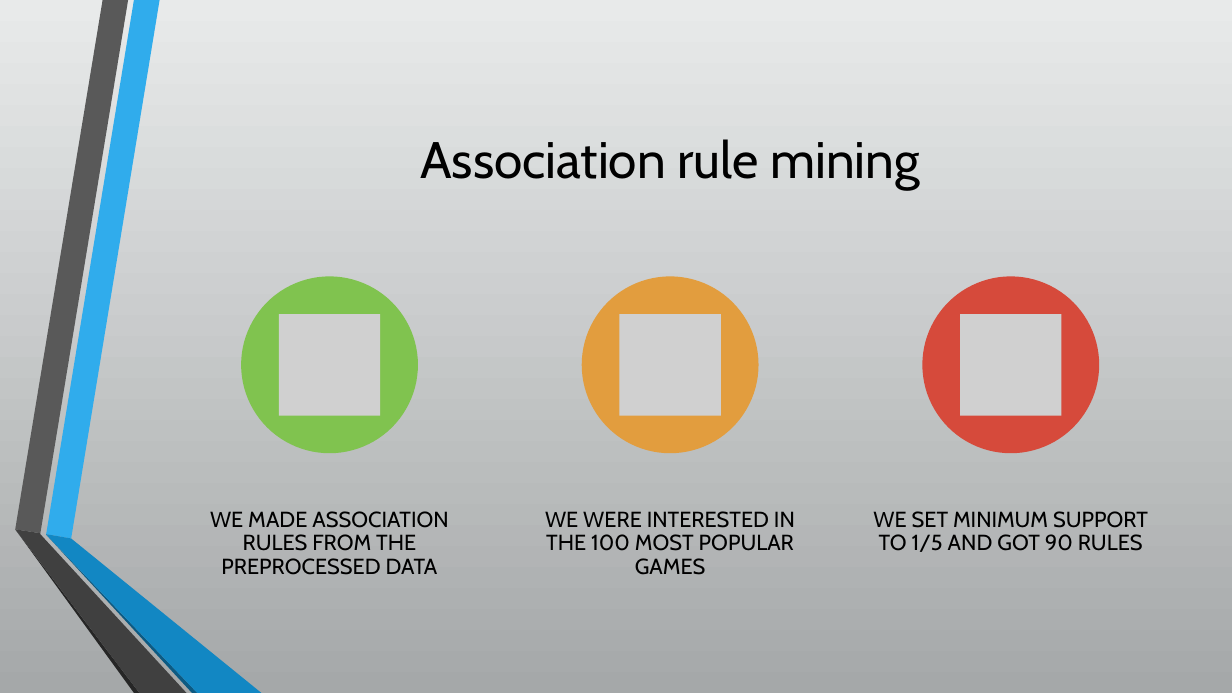
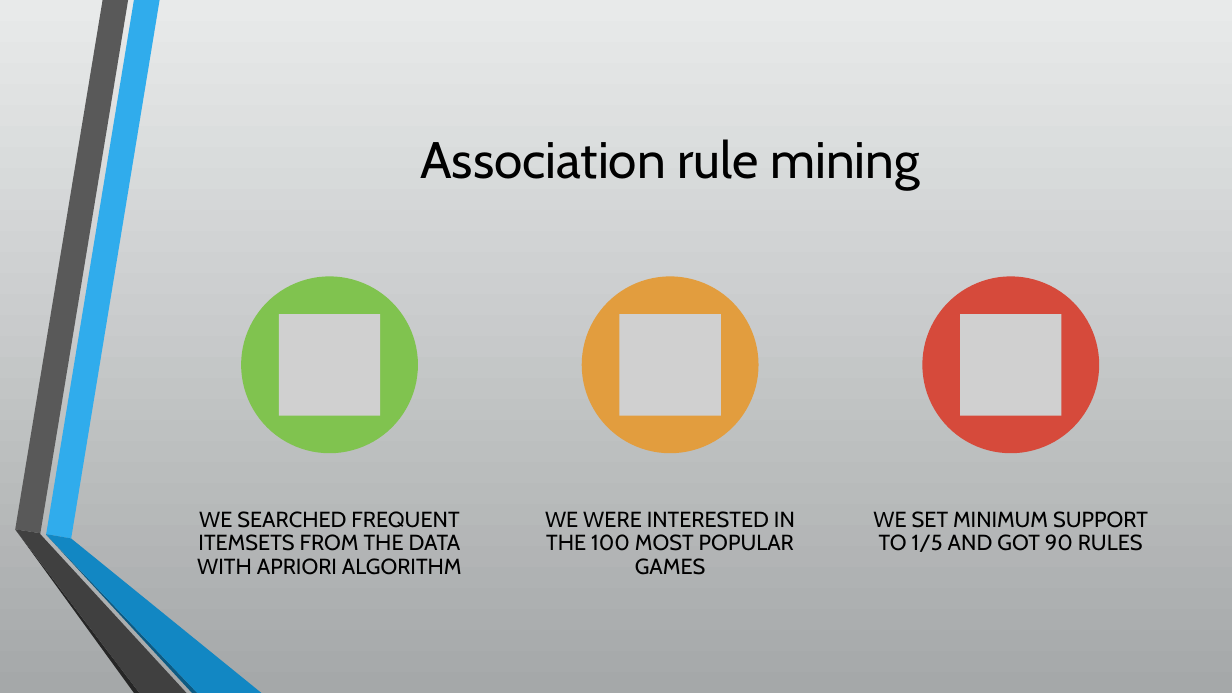
Before and after one commit to Kirasamah/GameDataMining, a slide deck: slide 9 of esitys/esitys.pptx. Drawn at 1232x693 pixels with LibreOffice and Linux fonts; fonts in the diff are those of the drawing; grey boxes stand for pictures. Boxes give left, top, right and bottom in pixels: in the first picture for what was removed or moved away, otherwise in the second. Text is boxed around its words. In the diff, an @@ line names an element or a change of style, - is before the commit and + after.

```diff
--- a/esitys/esitys.pptx
+++ b/esitys/esitys.pptx
@@ text at [197, 511, 462, 575]: text changed @@
-WE MADE ASSOCIATION RULES FROM THE PREPROCESSED DATA
+WE SEARCHED FREQUENT ITEMSETS FROM THE DATA WITH APRIORI ALGORITHM
```
Also in this commit, not shown: 1 other slide changed, 1 slide added.
